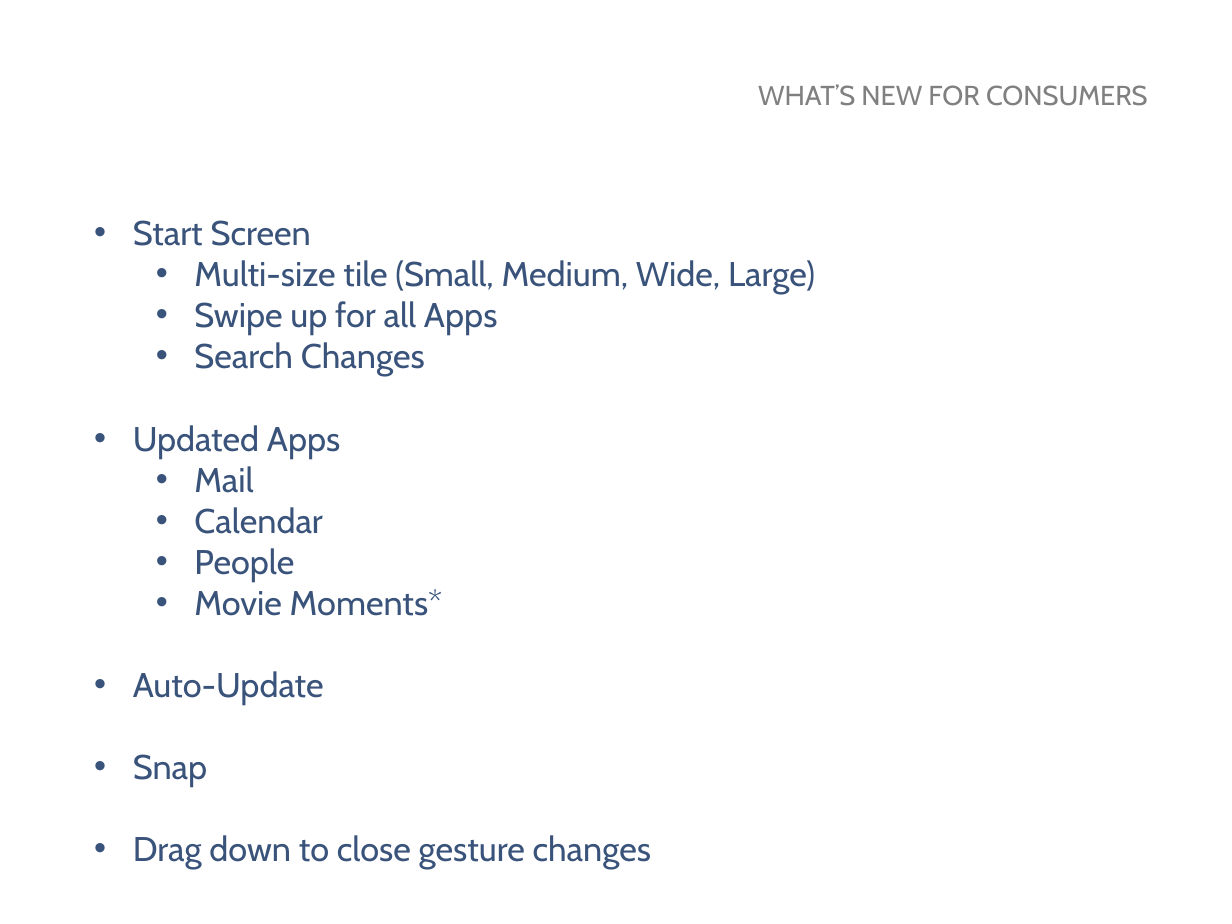
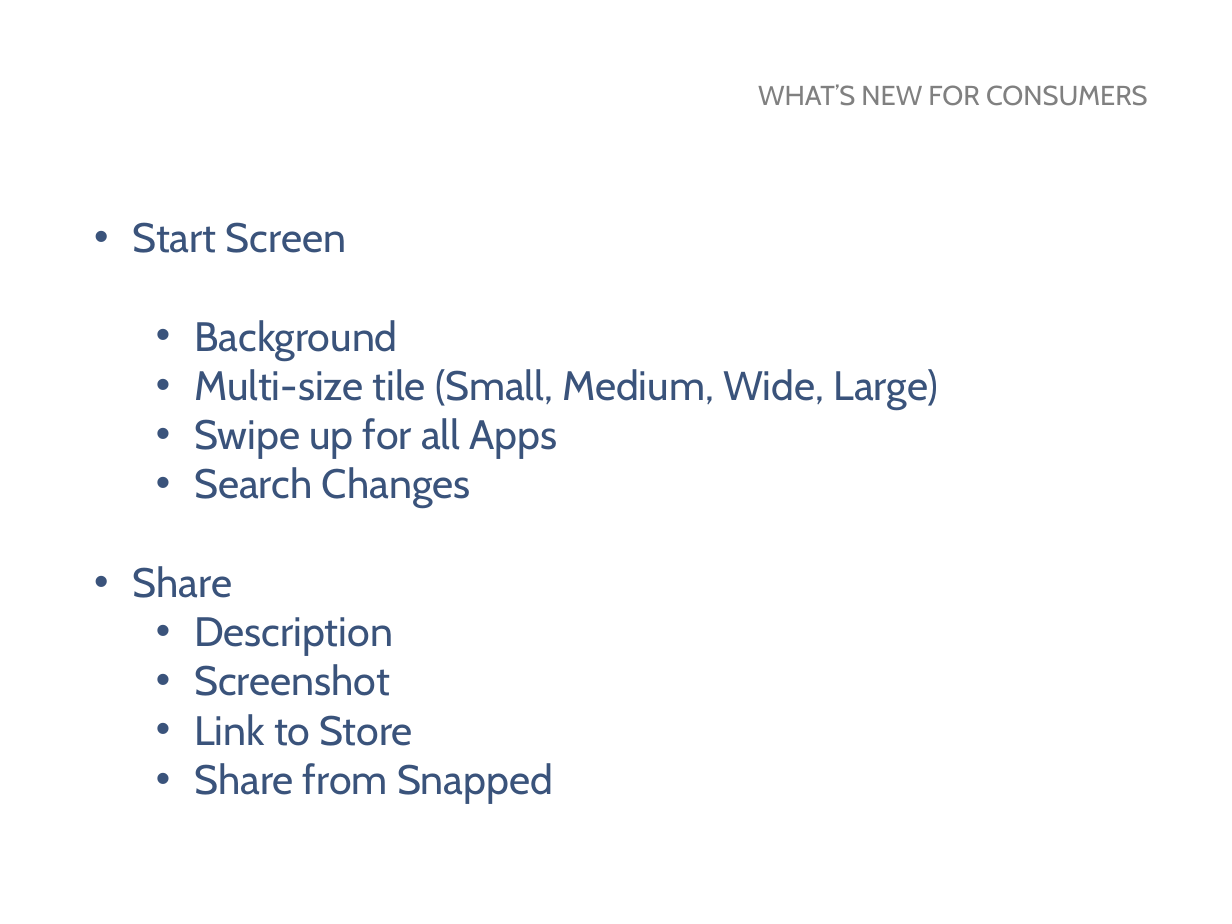
Before and after one commit to MarkerMetro/MarkerMetro.Talks, a slide deck: slide 5 of WhatsNewInWindows81/WhatsNewInWindows81.pptx. Drawn at 1232x924 pixels with LibreOffice and Linux fonts; fonts in the diff are those of the drawing; background and template pictures are left out. Boxes give left, top, right and bottom in pixels: in the first picture for what was removed or moved away, otherwise in the second. Text is boxed around its words. In the diff, an @@ line names an element or a change of style, - is before the commit and + after.

Commit message:
Update pptx

```diff
--- a/WhatsNewInWindows81/WhatsNewInWindows81.pptx
+++ b/WhatsNewInWindows81/WhatsNewInWindows81.pptx
@@ text at (x1=133, y1=222, x2=938, y2=508): size 20 to 24 pt in "Start Screen", "Multi-size tile (Small, Medium, Wide, Large)", "Swipe up for all Apps", "Search Changes" @@
@@ text at (x1=194, y1=320, x2=397, y2=360): paragraph added @@
+  • Background
@@ text at (x1=133, y1=566, x2=553, y2=804): text changed; size 20 to 24 pt @@
-• Updated Apps
-  • Mail
-  • Calendar
-  • People
-  • Movie Moments*
-• Auto-Update
-• Snap
-• Drag down to close gesture changes
+• Share
+  • Description
+  • Screenshot
+  • Link to Store
+  • Share from Snapped
```
Also in this commit, not shown: 1 other slide changed, 1 slide added.
